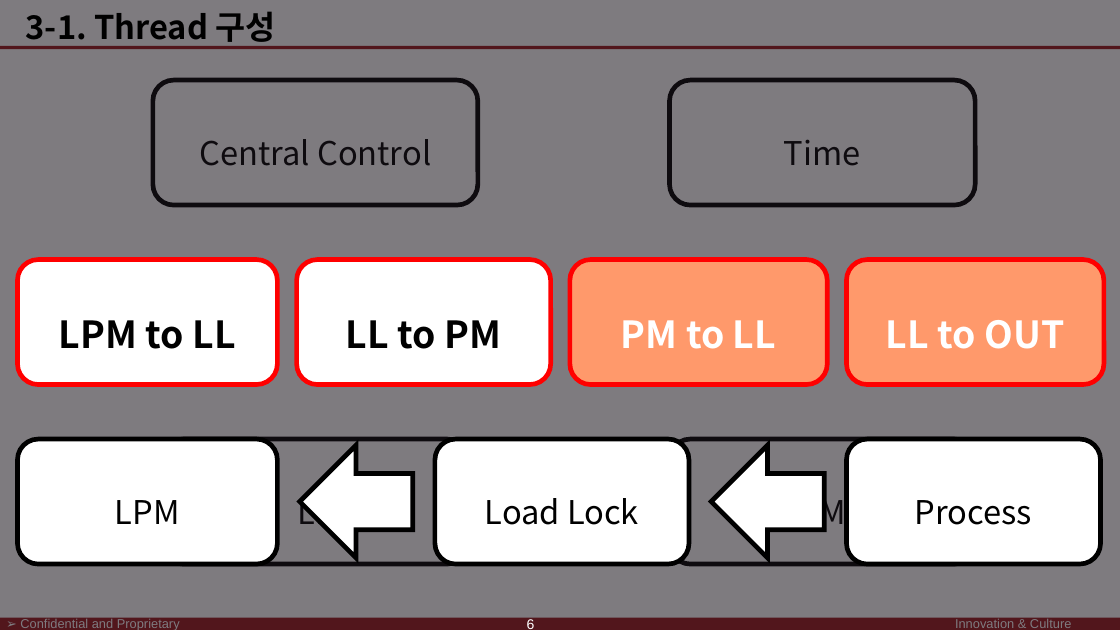
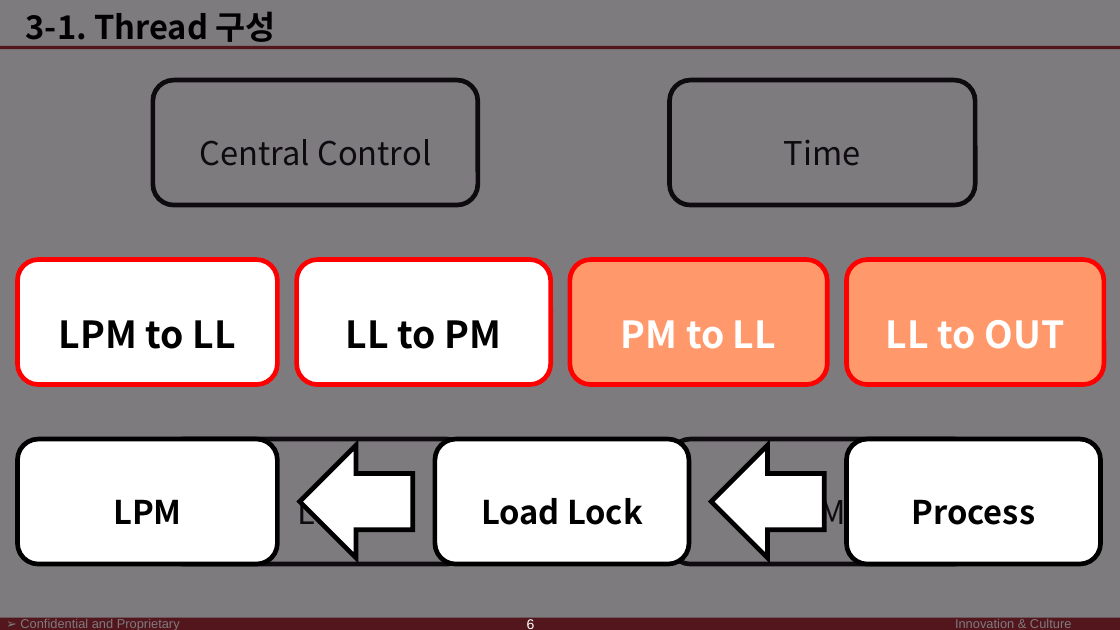
Before and after one commit to SaintSeong/JusungProject, a slide deck: slide 11 of A조 발표/A조 발표 최종.pptx. Drawn at 1120x630 pixels with LibreOffice and Linux fonts; fonts in the diff are those of the drawing; background and template pictures are left out. Boxes give left, top, right and bottom in pixels: in the first picture for what was removed or moved away, otherwise in the second. Text is boxed around its words. In the diff, an @@ line names an element or a change of style, - is before the commit and + after.

```diff
--- a/A조 발표/A조 발표 최종.pptx
+++ b/A조 발표/A조 발표 최종.pptx
@@ bold on in 3 elements at [18,439,277,565], [435,439,689,565], [847,439,1101,565] @@
```
Also in this commit, not shown: 1 other slide changed.
